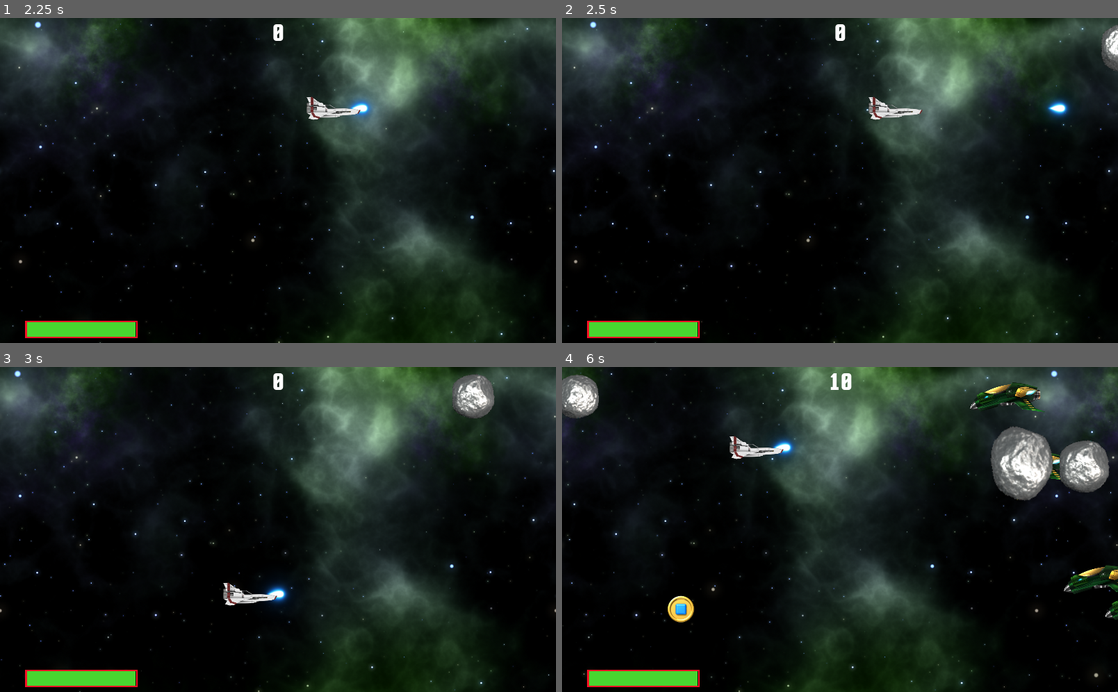
Above: before the commit, frames 1-4 (two rows, left to right).
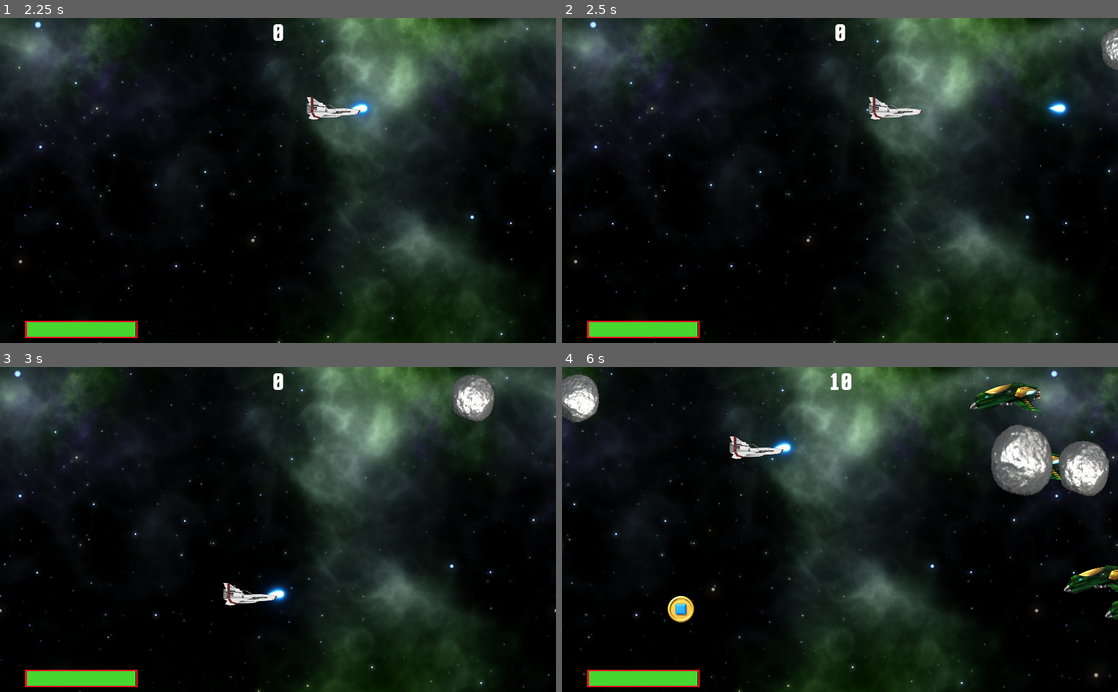
Above: after the commit, the same moments.

Repository: andreaszdw/test-godot
Game: Godot game, scene res://Main.tscn
The game is run twice, just before and just after one commit, with the same random seed, the same clock (stepped at 60 frames per second) and the same inputs.
Inputs (mouse positions are in pixels of both pictures, inside the frame that each line leads up to):
- Up to frame 1 (2.25 s): move the mouse to (400, 164) at 0.52 s; click (400, 164) at 0.67 s; move the mouse to (166, 196) at 1.27 s; click (166, 196) at 1.42 s; move the mouse to (333, 109) at 2.02 s; click (333, 109) at 2.17 s
- Up to frame 2 (2.5 s): no input
- Up to frame 3 (3 s): move the mouse to (250, 594) at 2.77 s; click (250, 594) at 2.92 s
- Up to frame 4 (6 s): move the mouse to (1006, 578) at 3.52 s; click (1006, 578) at 3.67 s; move the mouse to (673, 480) at 4.27 s; click (673, 480) at 4.42 s; move the mouse to (867, 529) at 5.02 s; click (867, 529) at 5.17 s; move the mouse to (756, 448) at 5.77 s; click (756, 448) at 5.92 s

Frame 1 is identical in both runs. In frame 2, 0.2% of the frame differs, in the area x 97-100%, y 2-17%; in frame 3, 0.5%; in frame 4, 2.3%, in the area x 0-99%, y 2-42%.

Commit message:
new game

Diff:
--- a/sidefighter/Asteroid.tscn
+++ b/sidefighter/Asteroid.tscn
@@ -159,7 +159,7 @@
 [sub_resource type="CircleShape2D" id=32]
 radius = 41.5933
 
-[node name="Asteroid" type="RigidBody2D"]
+[node name="Asteroid" type="RigidBody2D" groups=["asteroids"]]
 z_index = 98
 gravity_scale = 0.0
 script = ExtResource( 2 )
@@ -169,7 +169,7 @@
 
 [node name="AnimatedSprite" type="AnimatedSprite" parent="."]
 frames = SubResource( 31 )
-frame = 18
+frame = 23
 playing = true
 
 [node name="CollisionShape2D" type="CollisionShape2D" parent="."]
--- a/sidefighter/Main.gd
+++ b/sidefighter/Main.gd
@@ -7,7 +7,16 @@
 var rng = RandomNumberGenerator.new()
 var canShoot = true
 
+func game_over():
+	$AsteroidTimer.stop()
+	$PowerUpTimer.stop()
+	$EnemyTimer.stop()
+
 func new_game():
+	get_tree().call_group("asteroids", "queue_free")
+	get_tree().call_group("enemies", "queue_free")
+	get_tree().call_group("bullets", "queue_free")
+	$Player.start()
 	$StartTimer.start()
 	$ShootTimer.wait_time = 0.1
 	$StarsBackground/ParallaxLayer/Sprite2.texture = load("res://art/background/Green Nebula/Green Nebula 5 - 1024x1024.png")
--- a/sidefighter/Player.gd
+++ b/sidefighter/Player.gd
@@ -23,6 +23,10 @@
 ]
 
 var shoot_data = ""
+
+func start():
+	show()
+	$CollisionPolygon2D.disabled = false
 
 func _ready():
 	# read json file
--- a/sidefighter/bullets/Bullet1.tscn
+++ b/sidefighter/bullets/Bullet1.tscn
@@ -7,7 +7,7 @@
 radius = 5.0
 height = 16.0
 
-[node name="Bullet1" type="Area2D"]
+[node name="Bullet1" type="Area2D" groups=["bullets"]]
 z_index = 99
 z_as_relative = false
 collision_mask = 0
--- a/sidefighter/enemy1.tscn
+++ b/sidefighter/enemy1.tscn
@@ -7,7 +7,7 @@
 radius = 90.0
 height = 226.0
 
-[node name="enemy1" type="Area2D"]
+[node name="enemy1" type="Area2D" groups=["enemies"]]
 scale = Vector2( 0.3, -0.3 )
 script = ExtResource( 2 )
 
